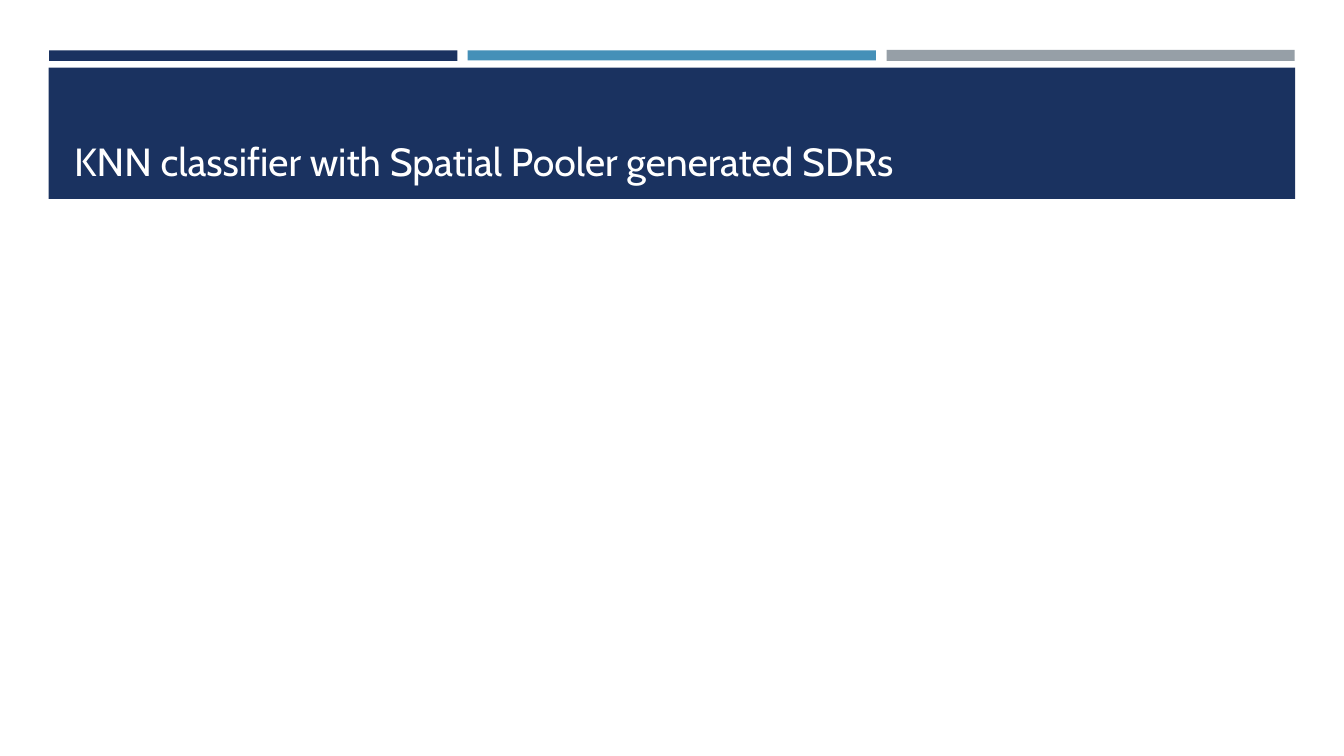
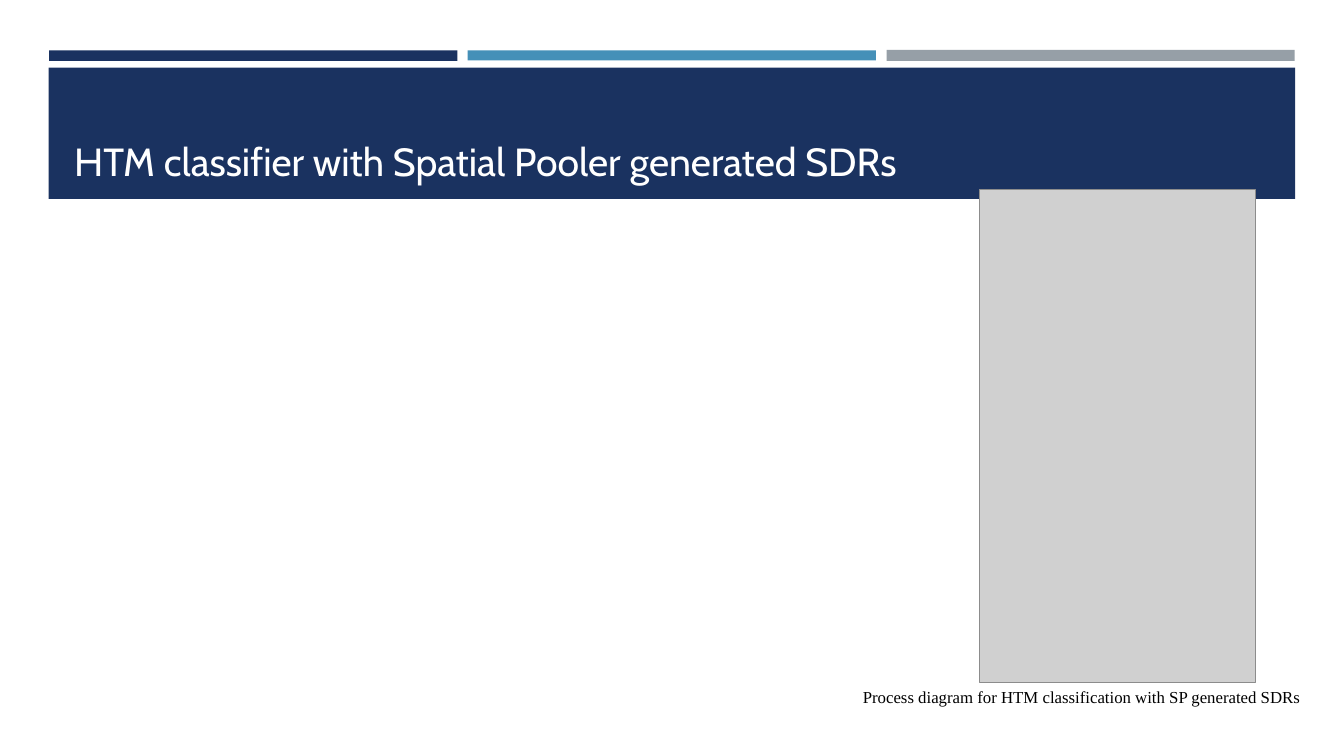
Before and after one commit to Abwahab55/neocortexapi-AppHorozon, a slide deck: slide 12 of source/MySEProject/Documentation/PPT_ML 2425-01 Investigate Image Reconstruction by Using Classifiers.pptx. Drawn at 1344x756 pixels with LibreOffice and Linux fonts; fonts in the diff are those of the drawing; grey boxes stand for pictures. Boxes give left, top, right and bottom in pixels: in the first picture for what was removed or moved away, otherwise in the second. Text is boxed around its words. In the diff, an @@ line names an element or a change of style, - is before the commit and + after.

```diff
--- a/source/MySEProject/Documentation/PPT_ML 2425-01 Investigate Image Reconstruction by Using Classifiers.pptx
+++ b/source/MySEProject/Documentation/PPT_ML 2425-01 Investigate Image Reconstruction by Using Classifiers.pptx
@@ title at box(74, 146, 896, 185): text changed @@
-KNN classifier with Spatial Pooler generated SDRs
+HTM classifier with Spatial Pooler generated SDRs
@@ picture added at box(980, 190, 1255, 683) @@
@@ text added at box(863, 691, 1300, 707), 12 pt, text #000000 @@
+Process diagram for HTM classification with SP generated SDRs
```
Also in this commit, not shown: 3 other slides changed.
